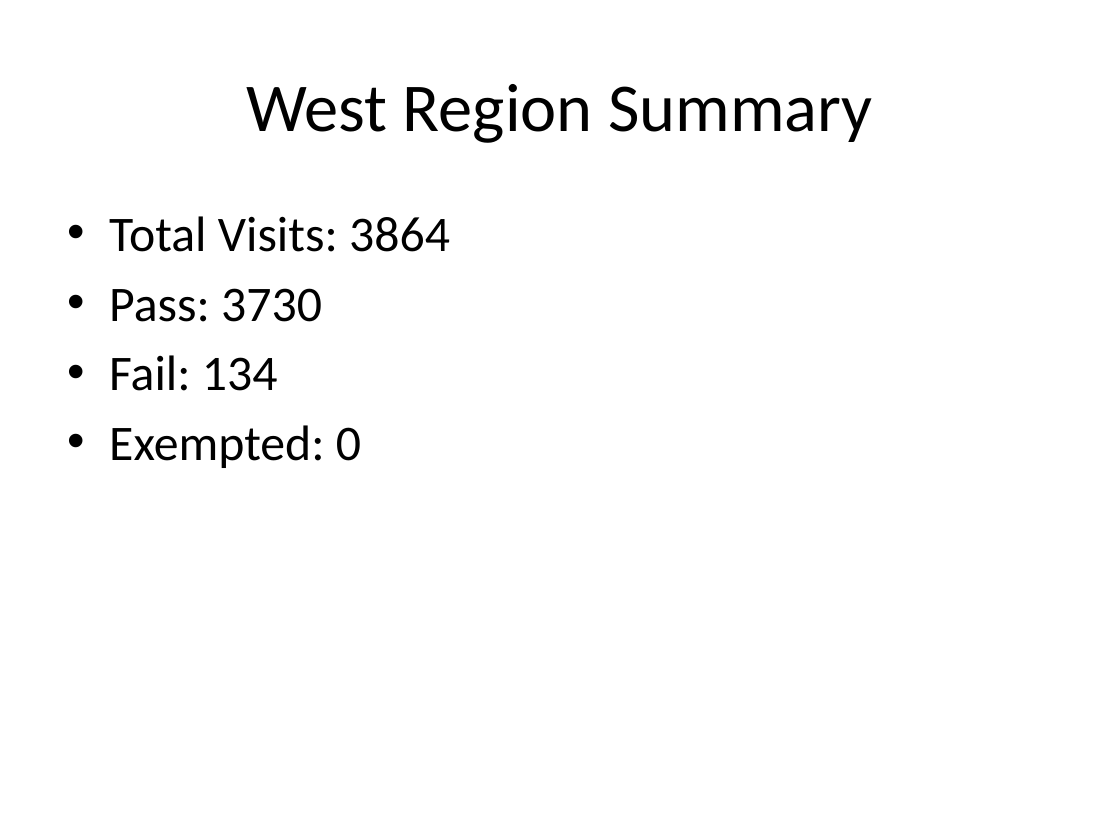
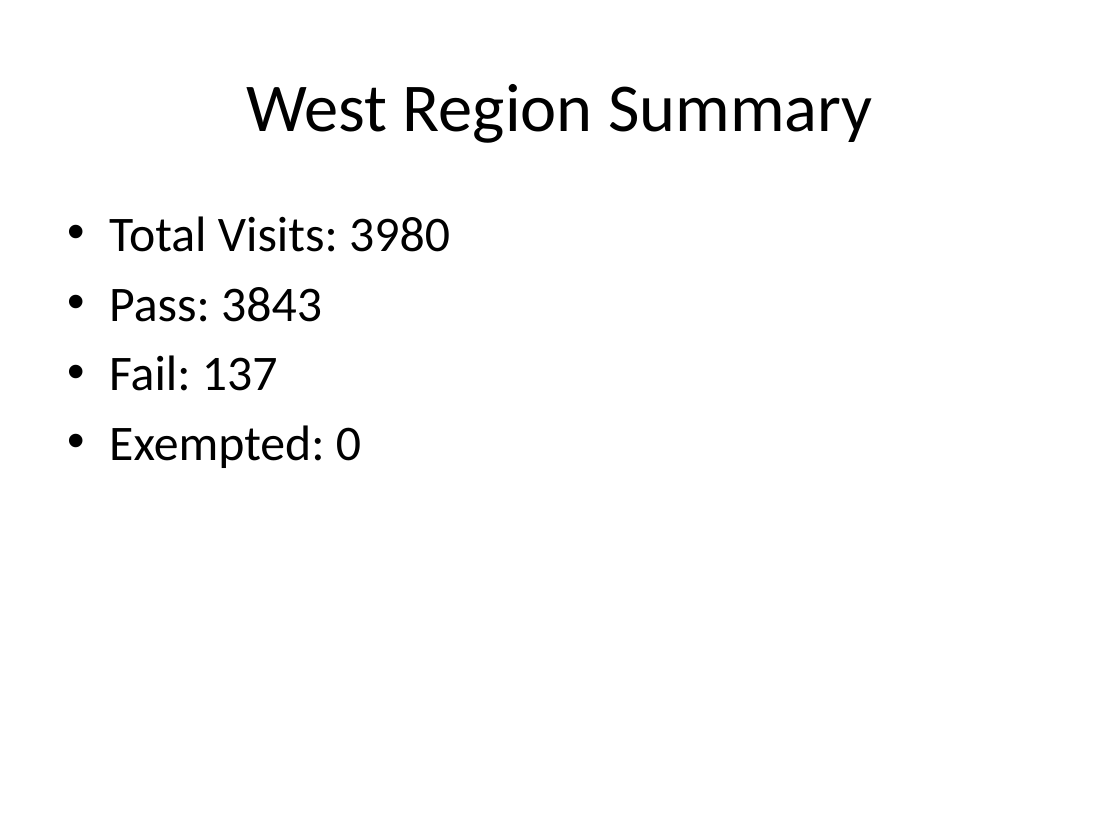
Before and after one commit to masood-bin-arif-nokia/em-audit-dashboard, a slide deck: slide 2 of data/Summary.pptx. Drawn at 1120x840 pixels with LibreOffice and Linux fonts; fonts in the diff are those of the drawing. Boxes give left, top, right and bottom in pixels: in the first picture for what was removed or moved away, otherwise in the second. Text is boxed around its words. In the diff, an @@ line names an element or a change of style, - is before the commit and + after.

```diff
--- a/data/Summary.pptx
+++ b/data/Summary.pptx
@@ text at (x1=109, y1=216, x2=450, y2=391): text changed @@
-• Total Visits: 3864
-• Pass: 3730
-• Fail: 134
+• Total Visits: 3980
+• Pass: 3843
+• Fail: 137
```
Also in this commit, not shown: 1 other slide changed, 2 other files.
